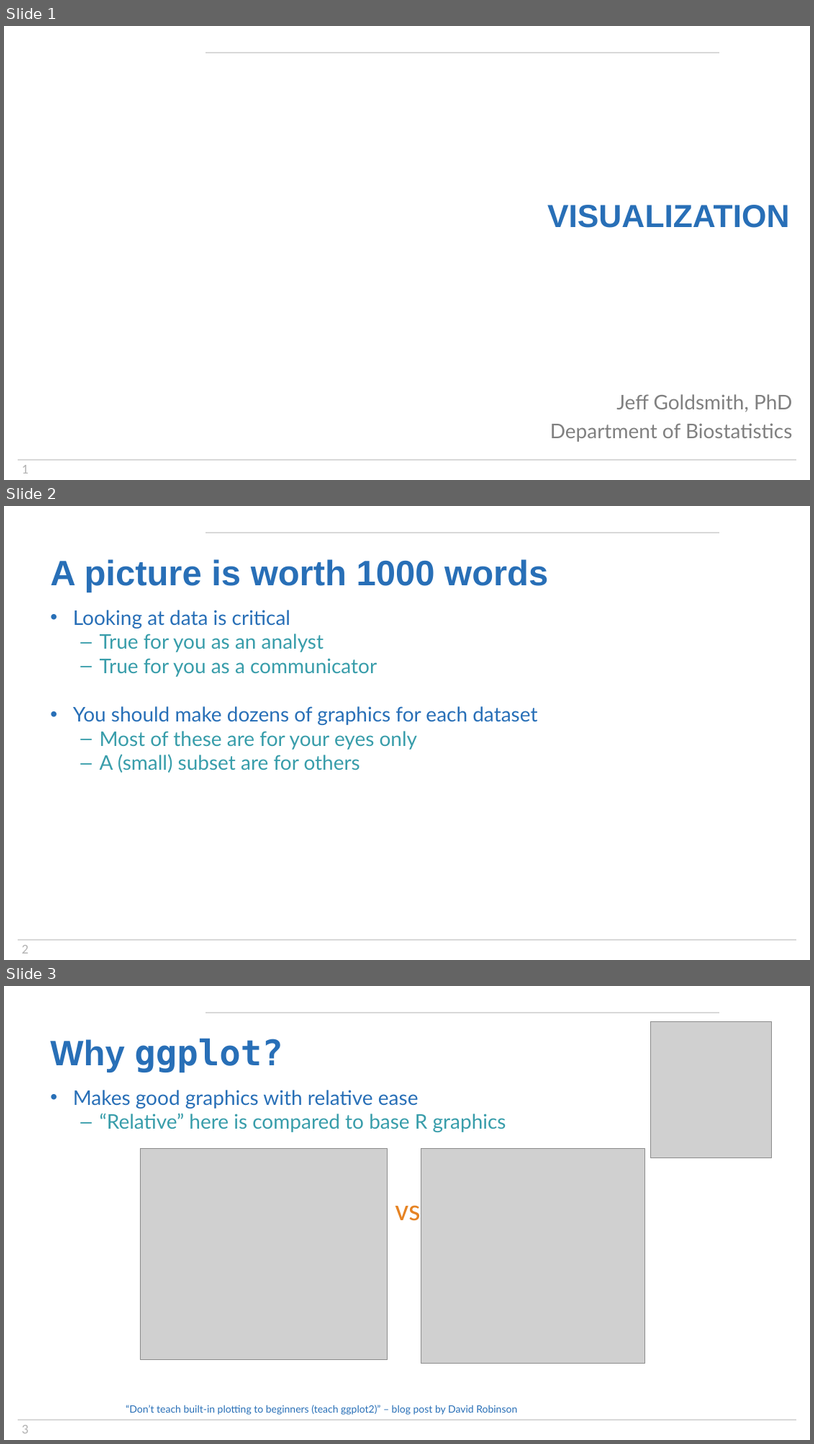
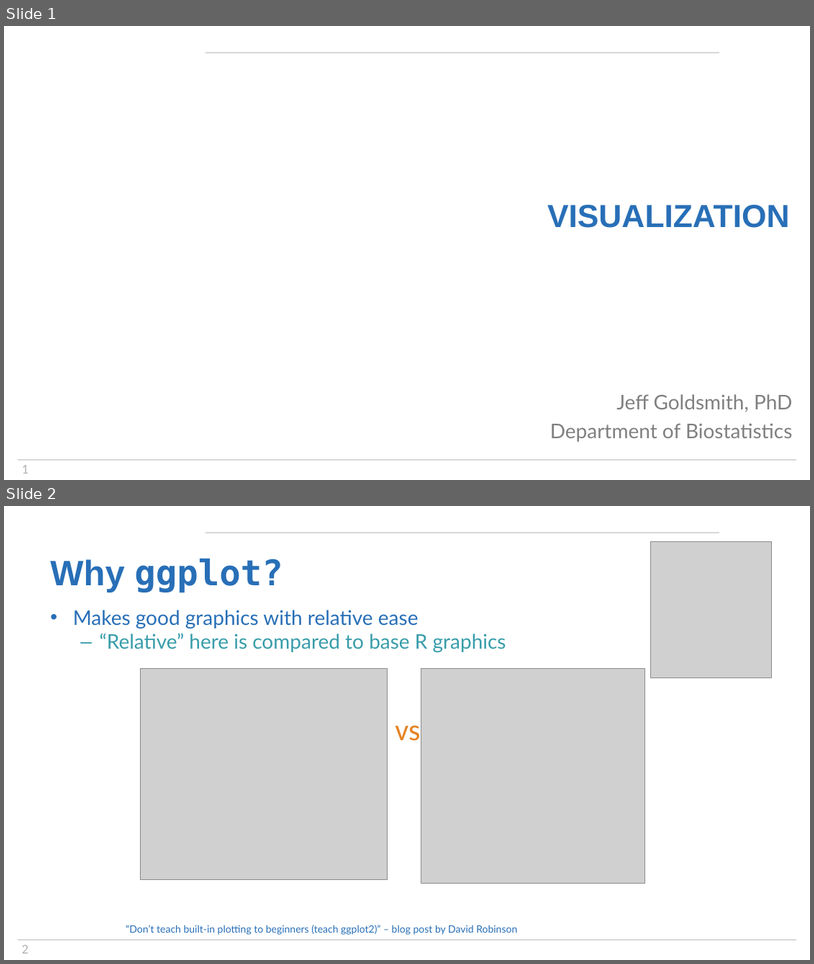
Before and after one commit to jeff-goldsmith/APHREA, a slide deck: slides/ShortCourse_Visualization.pptx. Shown one above the other, each under a label of ours: slides 1, 2 and 3 before the commit, slides 1 and 2 after it. The pictures are 814x1444 and 814x964 pixels, drawn with LibreOffice and Linux fonts; fonts in the diff are those of the drawing; grey boxes stand for pictures; background and template pictures are left out. Boxes give left, top, right and bottom in pixels: in the first picture for what was removed or moved away, otherwise in the second. Text is boxed around its words. In the diff, an @@ line names an element or a change of style, - is before the commit and + after.

```diff
--- a/slides/ShortCourse_Visualization.pptx
+++ b/slides/ShortCourse_Visualization.pptx
@@ slide 2 removed at (4,506,810,960), background #FFFFFF; not listed: 3 template elements that a slide beside it also shows @@
@@ title removed at (50,559,548,592) @@
-A picture is worth 1000 words
@@ text removed at (73,610,538,772) @@
-• Looking at data is critical
-  – True for you as an analyst
-  – True for you as a communicator
-• You should make dozens of graphics for each dataset
-  – Most of these are for your eyes only
-  – A (small) subset are for others
@@ what was slide 3 is now slide 2 @@
@@ page number at (22,944,28,953): text changed @@
-3
+2
```
Also in this commit, not shown: 18 other files.
